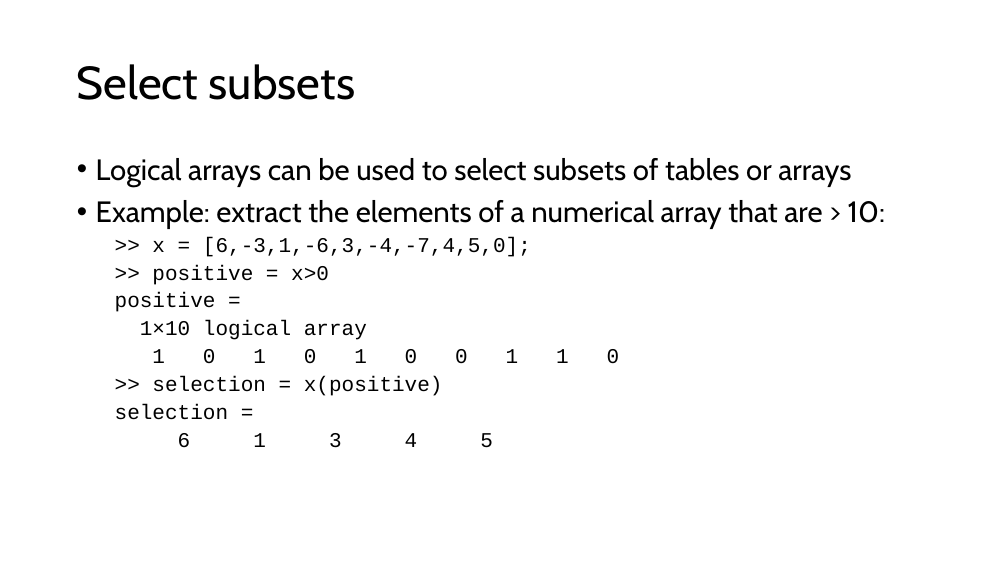
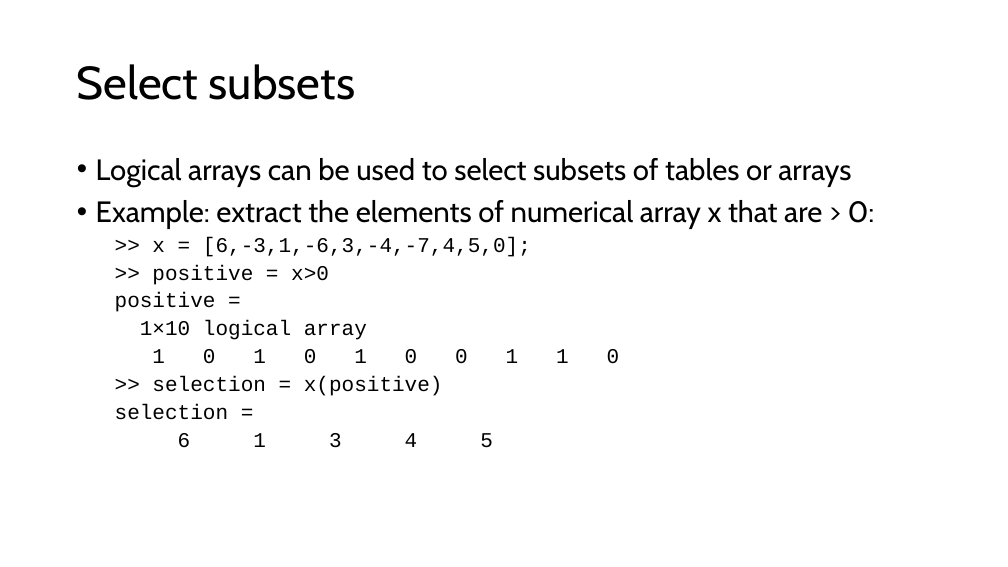
Before and after one commit to are-mj/OpticalTweezers, a slide deck: slide 19 of Summer school 2024/Fitting models to experiment.pptx. Drawn at 1008x567 pixels with LibreOffice and Linux fonts; fonts in the diff are those of the drawing. Boxes give left, top, right and bottom in pixels: in the first picture for what was removed or moved away, otherwise in the second. Text is boxed around its words. In the diff, an @@ line names an element or a change of style, - is before the commit and + after.

```diff
--- a/Summer school 2024/Fitting models to experiment.pptx
+++ b/Summer school 2024/Fitting models to experiment.pptx
@@ text at [96,200,875,229]: text changed @@
-• Example: extract the elements of a numerical array that are > 10:
+• Example: extract the elements of numerical array x that are > 0:
```
Also in this commit, not shown: 1 other file.
